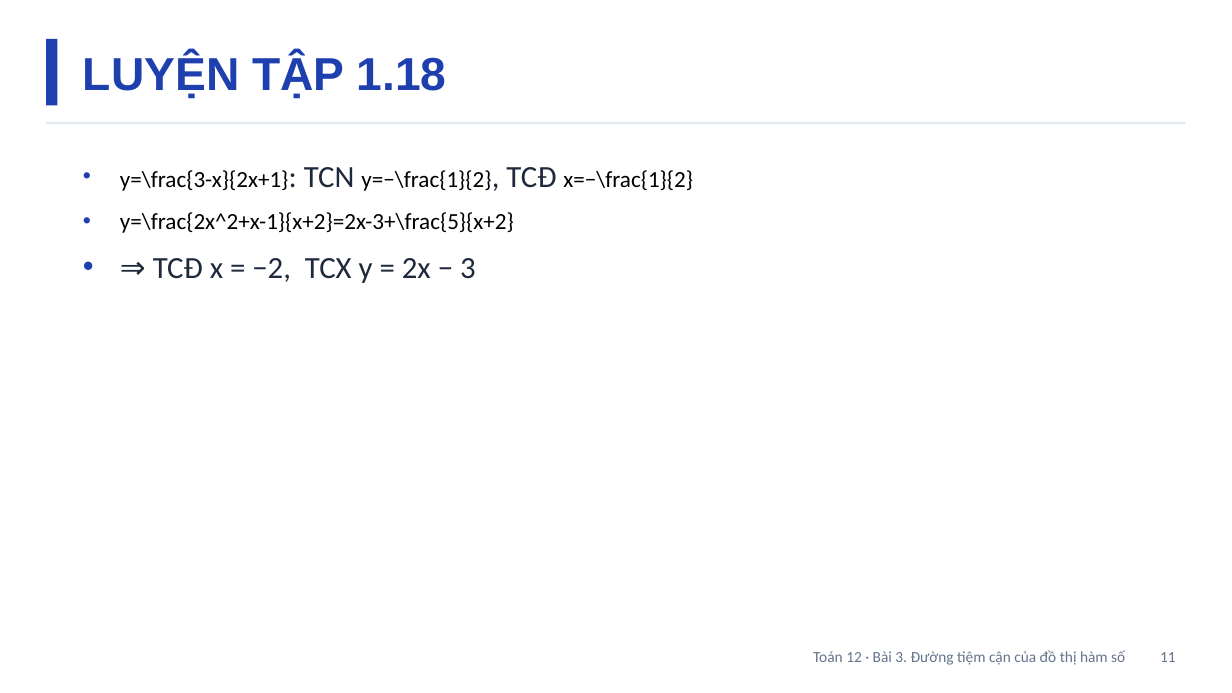
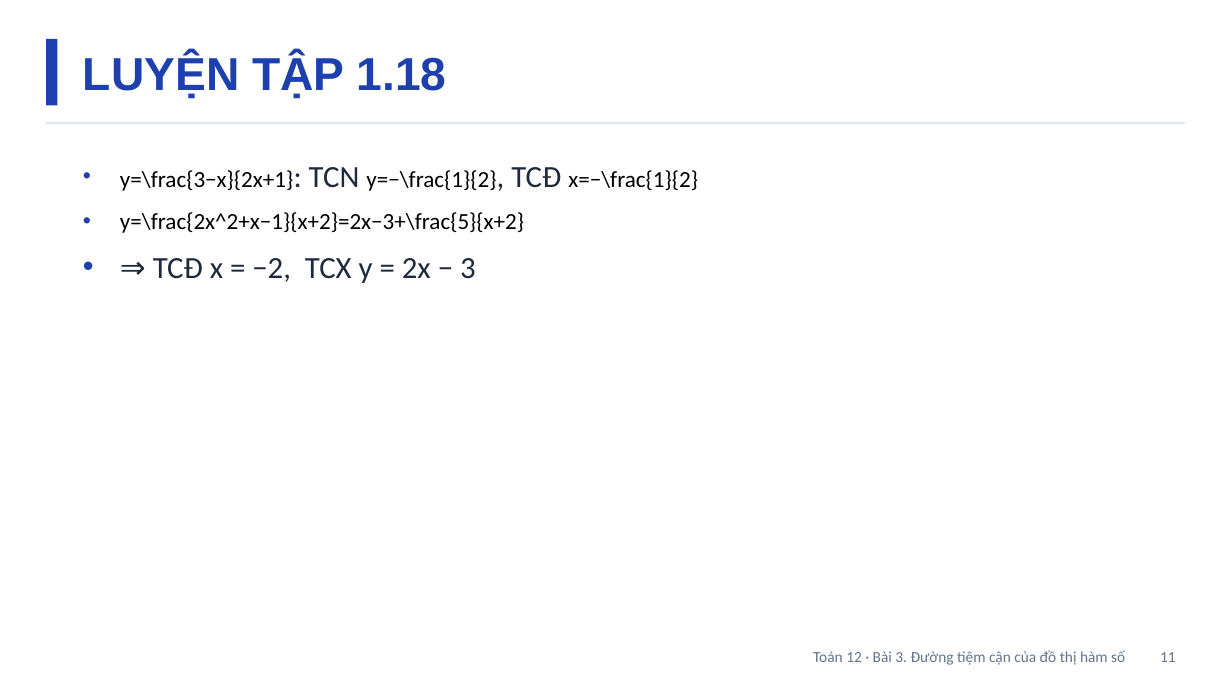
Before and after one commit to Trangtu66/Taode_thi_online, a slide deck: slide 11 of slides/Toan12/Slide_TOAN12_Bai3_T10-13.pptx. Drawn at 1232x693 pixels with LibreOffice and Linux fonts; fonts in the diff are those of the drawing. Boxes give left, top, right and bottom in pixels: in the first picture for what was removed or moved away, otherwise in the second. Text is boxed around its words. In the diff, an @@ line names an element or a change of style, - is before the commit and + after.

```diff
--- a/slides/Toan12/Slide_TOAN12_Bai3_T10-13.pptx
+++ b/slides/Toan12/Slide_TOAN12_Bai3_T10-13.pptx
@@ text at (120,167,698,233): text changed @@
-• y=\frac{3-x}{2x+1}: TCN y=−\frac{1}{2}, TCĐ x=−\frac{1}{2}
-• y=\frac{2x^2+x-1}{x+2}=2x-3+\frac{5}{x+2}
+• y=\frac{3−x}{2x+1}: TCN y=−\frac{1}{2}, TCĐ x=−\frac{1}{2}
+• y=\frac{2x^2+x−1}{x+2}=2x−3+\frac{5}{x+2}
```
Also in this commit, not shown: 8 other slides changed, 50 other files.
